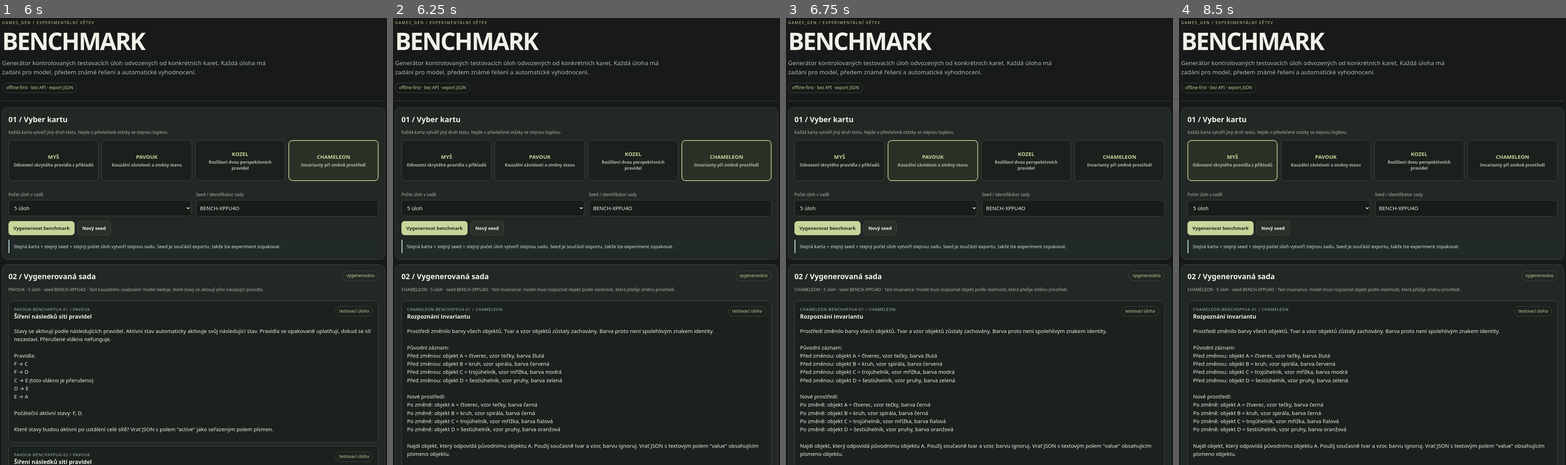
Above: before the commit, frames 1-4 (left to right).
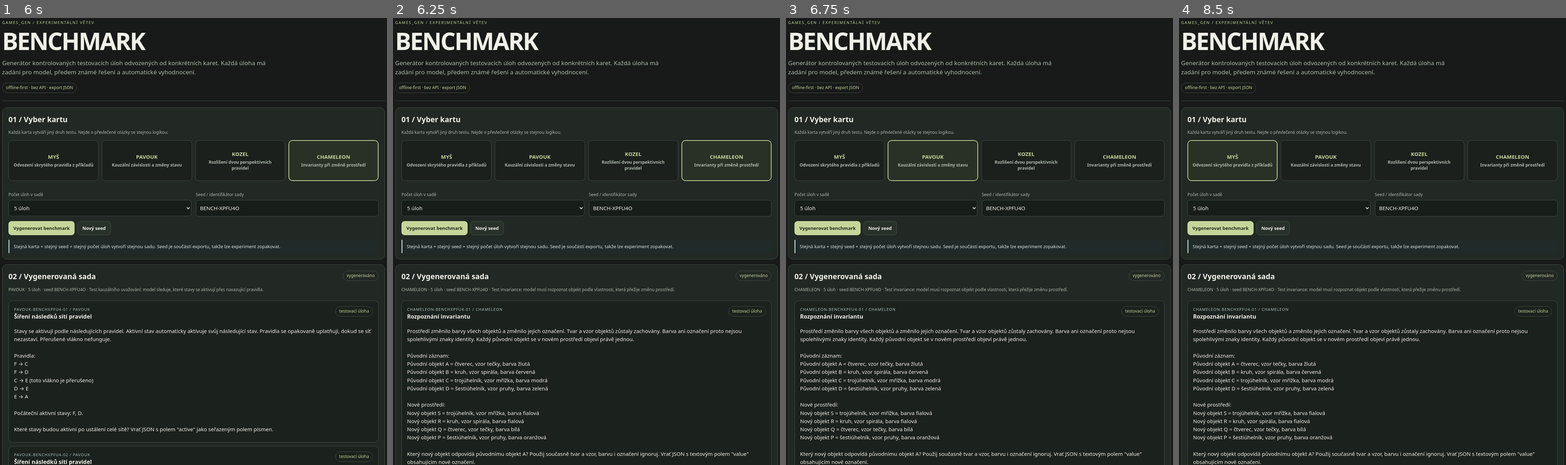
Above: after the commit, the same moments.

Repository: artmisanovak-prog/games_gen
Game: browser game, page benchmark/index.html
Two runs of this game, one before a commit and one after it. Both use one fixed random seed, a clock stepped at 60 frames per second and the inputs below.
Inputs (mouse positions are in pixels of both pictures, inside the frame that each line leads up to):
- Up to frame 1 (6 s): click (239, 165) at 1.27 s; click (239, 152) at 1.87 s; click (54, 165) at 2.47 s; click "MYŠ Odvození skrytého pravidl…" at 3.07 s; click (286, 210) at 3.67 s; type "6" at 3.67 s; tap Enter at 3.7 s; click (147, 156) at 4.27 s; click "Nový seed" at 4.87 s; click "CHAMELEON Invarianty při změn…" at 5.47 s
- Up to frame 2 (6.25 s): click "Vygenerovat benchmark" at 6.07 s
- Up to frame 3 (6.75 s): click "PAVOUK Kauzální závislosti a …" at 6.67 s
- Up to frame 4 (8.5 s): click (1511, 156) at 7.27 s; click (1511, 165) at 7.87 s; click (1233, 156) at 8.47 s

Frame 1 is identical in both runs. In frame 2, 2.8% of the frame differs, in the area x 2-98%, y 69-100%; in frame 3, 2.8%; in frame 4, 2.8%.

Commit message:
Improve chameleon invariant benchmark task

Diff:
--- a/benchmark/index.html
+++ b/benchmark/index.html
@@ -93,12 +93,19 @@
 }
 function makeChameleon(r,id){
  const shapes=shuffle(r,['kruh','trojúhelník','čtverec','šestiúhelník']),patterns=shuffle(r,['tečky','pruhy','mřížka','spirála']),colors=shuffle(r,['modrá','červená','zelená','žlutá']);
- const target=0,signature=shapes[target]+' / '+patterns[target];
- const old=shapes.map((s,i)=>'Před změnou: objekt '+String.fromCharCode(65+i)+' = '+s+', vzor '+patterns[i]+', barva '+colors[i]);
- const transformed=shapes.map((s,i)=>({id:String.fromCharCode(65+i),shape:s,pattern:patterns[i],color:pick(r,['černá','bílá','fialová','oranžová'])}));
- const newRows=transformed.map(o=>'Po změně: objekt '+o.id+' = '+o.shape+', vzor '+o.pattern+', barva '+o.color);
- const expected=String.fromCharCode(65+target);
- return {id,type:'CHAMELEON',title:'Rozpoznání invariantu',question:'Prostředí změnilo barvy všech objektů. Tvar a vzor objektů zůstaly zachovány. Barva proto není spolehlivým znakem identity.\n\nPůvodní záznam:\n'+old.join('\n')+'\n\nNové prostředí:\n'+newRows.join('\n')+'\n\nNajdi objekt, který odpovídá původnímu objektu A. Použij současně tvar a vzor, barvu ignoruj. Vrať JSON s textovým polem "value" obsahujícím písmeno objektu.',expected:{value:expected},explain:'Původní objekt A měl kombinaci '+signature+'. Po změně prostředí ji zachovává objekt '+expected+'. Barvy se změnily a pro identifikaci se nepoužívají.'};
+ const target=Math.floor(r()*4),oldRows=shapes.map((s,i)=>'Původní objekt '+String.fromCharCode(65+i)+' = '+s+', vzor '+patterns[i]+', barva '+colors[i]);
+ const labels=shuffle(r,['P','Q','R','S']),newRows=[];
+ let answer='';
+ for(let i=0;i<4;i++){
+   const oldIndex=shuffle(r,[0,1,2,3])[0];
+   const unused=shapes.map((_,j)=>j).filter(j=>!newRows.some(x=>x.oldIndex===j));
+   const chosen=unused.includes(oldIndex)?oldIndex:pick(r,unused);
+   const label=labels[i],color=pick(r,['černá','bílá','fialová','oranžová']);
+   newRows.push({oldIndex,label,shape:shapes[chosen],pattern:patterns[chosen],color});
+   if(chosen===target)answer=label;
+ }
+ const oldTarget=String.fromCharCode(65+target);
+ return {id,type:'CHAMELEON',title:'Rozpoznání invariantu',question:'Prostředí změnilo barvy všech objektů a změnilo jejich označení. Tvar a vzor objektů zůstaly zachovány. Barva ani označení proto nejsou spolehlivými znaky identity. Každý původní objekt se v novém prostředí objeví právě jednou.\n\nPůvodní záznam:\n'+oldRows.join('\n')+'\n\nNové prostředí:\n'+newRows.map(o=>'Nový objekt '+o.label+' = '+o.shape+', vzor '+o.pattern+', barva '+o.color).join('\n')+'\n\nKterý nový objekt odpovídá původnímu objekt '+oldTarget+'? Použij současně tvar a vzor, barvu i označení ignoruj. Vrať JSON s textovým polem "value" obsahujícím nové označení.',expected:{value:answer},explain:'Původní objekt '+oldTarget+' měl kombinaci '+shapes[target]+' / '+patterns[target]+'. V novém prostředí ji zachovává objekt '+answer+'. Barva i označení se změnily.'};
 }
 const makers={mys:makeMysh,pavouk:makePavouk,kozel:makeKozel,chameleon:makeChameleon};
 function esc(s){return String(s).replace(/[&<>"']/g,c=>({'&':'&amp;','<':'&lt;','>':'&gt;','"':'&quot;',"'":'&#39;'}[c]))}
